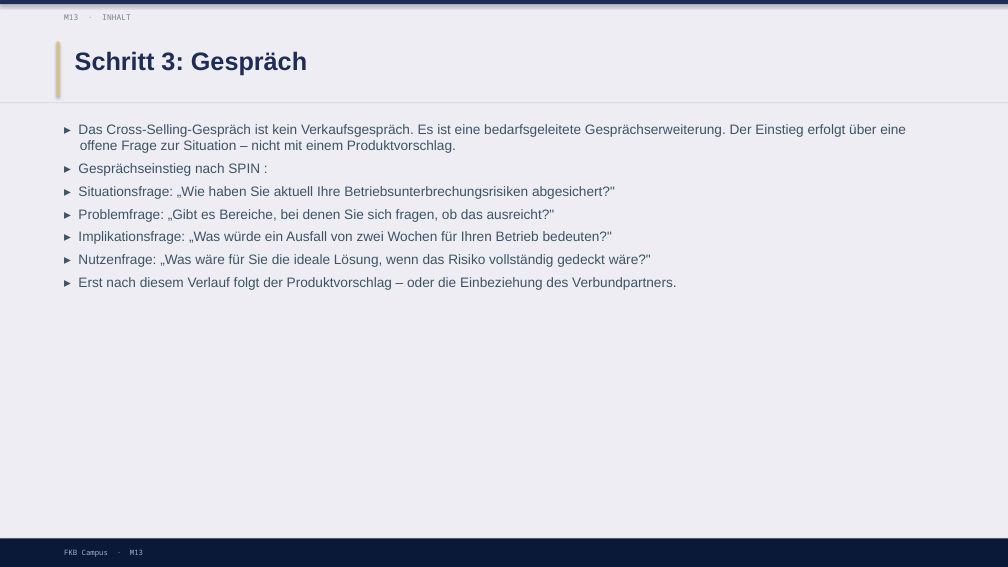
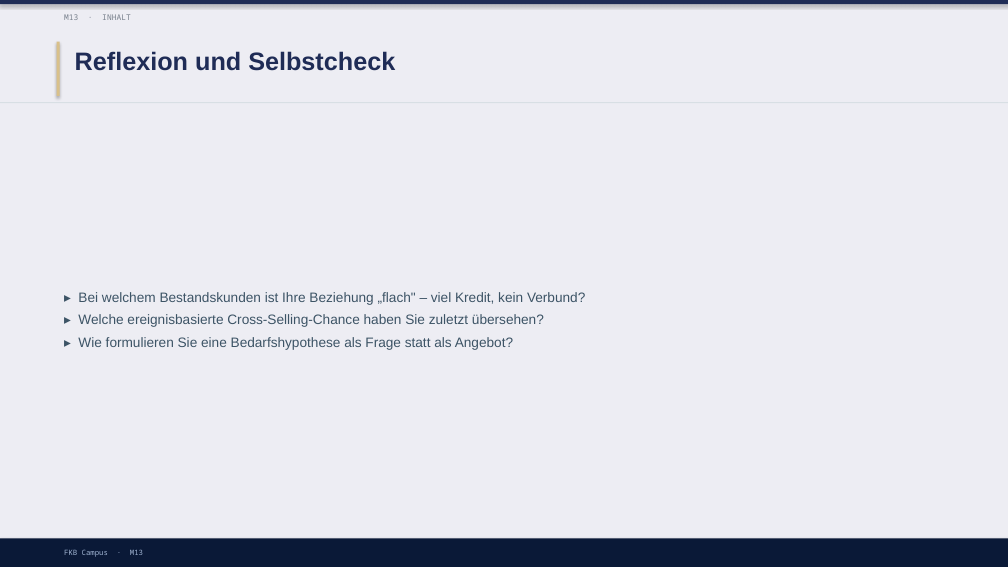
Before and after one commit to ck5rqc47pr-byte/firmenkundenakademie-online, a slide deck: slide 15 of protected-downloads/praesentation/M13.pptx (slide 12 before the commit). Drawn at 1008x567 pixels with LibreOffice and Linux fonts; fonts in the diff are those of the drawing. Boxes give left, top, right and bottom in pixels: in the first picture for what was removed or moved away, otherwise in the second. Text is boxed around its words. In the diff, an @@ line names an element or a change of style, - is before the commit and + after.

```diff
--- a/protected-downloads/praesentation/M13.pptx
+++ b/protected-downloads/praesentation/M13.pptx
@@ text at (75, 51, 395, 71): text changed @@
-Schritt 3: Gespräch
+Reflexion und Selbstcheck
@@ text "▸ Bei welchem Bestandskunden ist ..." at (78, 292, 585, 350): vertical alignment top to middle @@
@@ text at (78, 292, 585, 350): text changed @@
-▸ Das Cross-Selling-Gespräch ist kein Verkaufsgespräch. Es ist eine bedarfsgeleitete Gesprächserweiterung. Der Einstieg erfolgt über eine offene Frage zur Situation – nicht mit einem Produktvorschlag.
-▸ Gesprächseinstieg nach SPIN :
-▸ Situationsfrage: „Wie haben Sie aktuell Ihre Betriebsunterbrechungsrisiken abgesichert?"
-▸ Problemfrage: „Gibt es Bereiche, bei denen Sie sich fragen, ob das ausreicht?"
-▸ Implikationsfrage: „Was würde ein Ausfall von zwei Wochen für Ihren Betrieb bedeuten?"
-▸ Nutzenfrage: „Was wäre für Sie die ideale Lösung, wenn das Risiko vollständig gedeckt wäre?"
-▸ Erst nach diesem Verlauf folgt der Produktvorschlag – oder die Einbeziehung des Verbundpartners.
+▸ Bei welchem Bestandskunden ist Ihre Beziehung „flach" – viel Kredit, kein Verbund?
+▸ Welche ereignisbasierte Cross-Selling-Chance haben Sie zuletzt übersehen?
+▸ Wie formulieren Sie eine Bedarfshypothese als Frage statt als Angebot?
```
Also in this commit, not shown: 5 other slides changed, 5 slides added, 7 slides removed, 1 other file.
